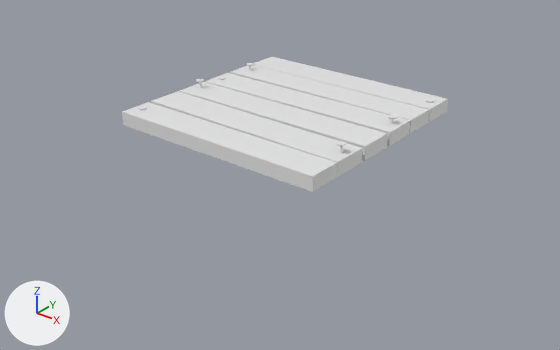
A saved change to the FBX model Pioneer/Assets/06_Modelings/50001 - Item Deck/MDL_ItemDeck.fbx.
Camera for both pictures: a 50 mm lens placed at (2.46, -3.15, 1.59), pointed at (0.03, -0.12, -0.29). Every picture has the same lights, and +X, +Y and +Z are marked at lower left. Materials are left out; every surface is plain grey.

The older version as bpy lines, for what is in view:
```python
me_mesh = bpy.data.meshes.new('Mesh')
me_mesh.from_pydata(...)  # 271 vertices, 252 faces; spans x -25.1..25.1, y 0.0..5.0, z -25.0..25.0
me_mesh.materials.append(mat_01___default)
ob_box002 = bpy.data.objects.new('Box002', me_mesh)
ob_box002.location = (0.0, 0.0, 0.0)
ob_box002.rotation_euler = (1.571, 0.0, 3.142)  # degrees (90, 0, 180)
ob_box002.scale = (0.0254, 0.0254, 0.0254)
```
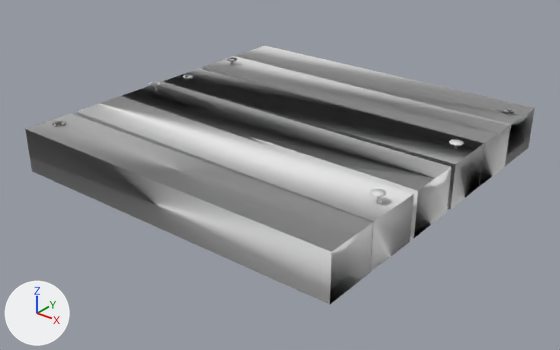
Changed parts and their boxes [x1, y1, x2, y2] in the pictures (560 x 350 px; the box of a moved part takes in the faces that stretch with it):
'Box002', reshaped, turned, rescaled: before [122, 57, 448, 192]; after [25, 46, 534, 305]
part 1 of me_mesh, moved or reshaped: before [122, 102, 337, 192]; after [25, 113, 373, 305]
part 2 of me_mesh, moved or reshaped: before [253, 57, 448, 122]; after [236, 46, 534, 166]
part 3 of me_mesh, moved or reshaped: before [151, 91, 363, 177]; after [76, 96, 414, 272]
part 4 of me_mesh, moved or reshaped: before [179, 82, 388, 161]; after [122, 82, 451, 238]
part 5 of me_mesh, moved or reshaped: before [230, 65, 429, 134]; after [203, 56, 510, 186]
part 6 of me_mesh, moved or reshaped: before [205, 73, 410, 146]; after [164, 69, 484, 210]
part 7 of me_mesh, moved or reshaped: before [196, 79, 204, 88]; after [148, 82, 161, 92]
part 8 of me_mesh, moved or reshaped: before [218, 76, 225, 80]; after [183, 74, 194, 79]
part 9 of me_mesh, moved or reshaped: before [138, 106, 147, 110]; after [51, 121, 66, 127]
part 10 of me_mesh, moved or reshaped: before [247, 63, 254, 71]; after [227, 57, 238, 65]
part 11 of me_mesh, moved or reshaped: before [426, 99, 434, 103]; after [502, 109, 515, 114]
part 12 of me_mesh, moved or reshaped: before [388, 115, 397, 123]; after [449, 139, 464, 149]
part 13 of me_mesh, moved or reshaped: before [336, 141, 346, 153]; after [370, 189, 386, 204]

What the commit changed:
me_mesh has 271 vertices, 252 faces and spans x -25.1..25.1, y 0.0..5.0, z -25.0..25.0.
me_mesh is used by ob_box002; location (0.0, 0.0, 0.0); rotation (1.571, 0.0, 3.142), in degrees (90, 0, 180); scale (0.0254, 0.0254, 0.0254).
me_mesh part 1: the loose piece of 8 vertices spanning x -25.0..25.0, y 0.0..3.0, z -25.0..-17.6 is scaled about its middle by (-3.99, 8.2, -4), then moved by (0.0, -13.9, 106.4).
me_mesh part 2: the loose piece of 8 vertices spanning x -25.0..25.0, y 0.0..3.0, z 17.0..25.0 is scaled about its middle by (-3.99, 8.2, -4), then moved by (0.0, -13.9, -104.9).
me_mesh part 3: the loose piece of 8 vertices spanning x -25.1..25.1, y 0.0..3.0, z -17.3..-8.5 is scaled about its middle by (-3.99, 8.2, -4), then moved by (0.0, -13.9, 64.7).
me_mesh part 4: the loose piece of 8 vertices spanning x -25.0..25.0, y 0.0..3.0, z -8.2..-0.2 is scaled about its middle by (-3.99, 8.2, -4), then moved by (0.0, -13.9, 20.9).
me_mesh part 5: the loose piece of 8 vertices spanning x -25.0..25.0, y 0.0..3.0, z 8.9..16.8 is scaled about its middle by (-3.99, 8.2, -4), then moved by (0.0, -13.9, -64.4).
me_mesh part 6: the loose piece of 8 vertices spanning x -25.0..25.0, y 0.0..3.0, z 0.2..8.7 is scaled about its middle by (-3.99, 8.2, -4), then moved by (0.0, -13.9, -22.3).
me_mesh part 7: the loose piece of 41 vertices spanning x 21.6..23.5, y 2.5..5.0, z -4.9..-3.0 is scaled about its middle by (-3.99, 2.54, -4), then moved by (-112.4, -2.0, 19.5).
me_mesh part 8: the loose piece of 25 vertices spanning x 22.1..24.0, y 3.0..3.3, z 2.9..4.8 is scaled about its middle by (-3.99, 2.54, -4), then moved by (-115.3, -2.8, -19.3).
me_mesh part 9: the loose piece of 25 vertices spanning x 21.9..23.8, y 3.0..3.3, z -22.1..-20.2 is scaled about its middle by (-3.99, 2.54, -4), then moved by (-114.3, -2.8, 106.0).
me_mesh part 10: the loose piece of 33 vertices spanning x 21.2..23.1, y 2.8..4.5, z 12.3..14.2 is scaled about its middle by (-3.99, 2.54, -4), then moved by (-110.5, -2.1, -66.1).
me_mesh part 11: the loose piece of 25 vertices spanning x -23.7..-21.8, y 3.0..3.3, z 20.1..22.0 is scaled about its middle by (-3.99, 2.54, -4), then moved by (113.5, -2.8, -105.3).
me_mesh part 12: the loose piece of 33 vertices spanning x -23.8..-22.0, y 2.8..4.5, z 4.0..5.8 is scaled about its middle by (-3.99, 2.54, -4), then moved by (114.4, -2.1, -24.5).
me_mesh part 13: the loose piece of 41 vertices spanning x -23.9..-22.0, y 2.5..5.0, z -14.4..-12.6 is scaled about its middle by (-3.99, 2.54, -4), then moved by (114.6, -2.0, 67.4).
Object 'Box002' (ob_box002) turns from (90, 0, 180) to (90, 0, 0) degrees about x, y and z.
Object 'Box002' (ob_box002) is rescaled from (0.0254, 0.0254, 0.0254) to (0.01, 0.01, 0.01).
